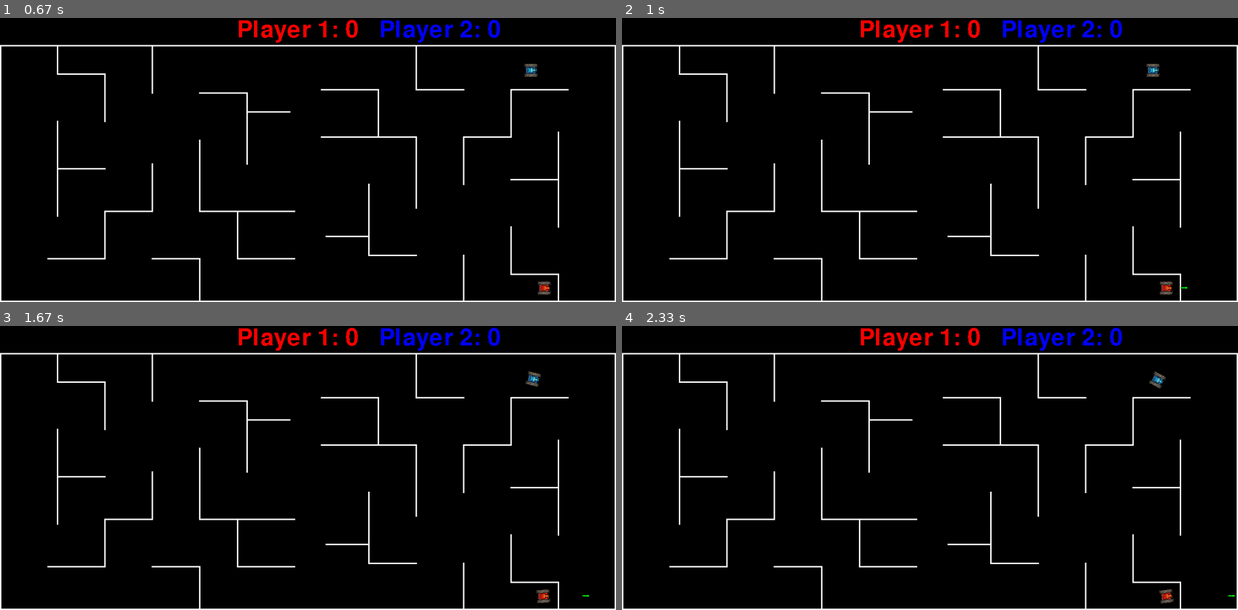
Above: before the commit, frames 1-4 (two rows, left to right).
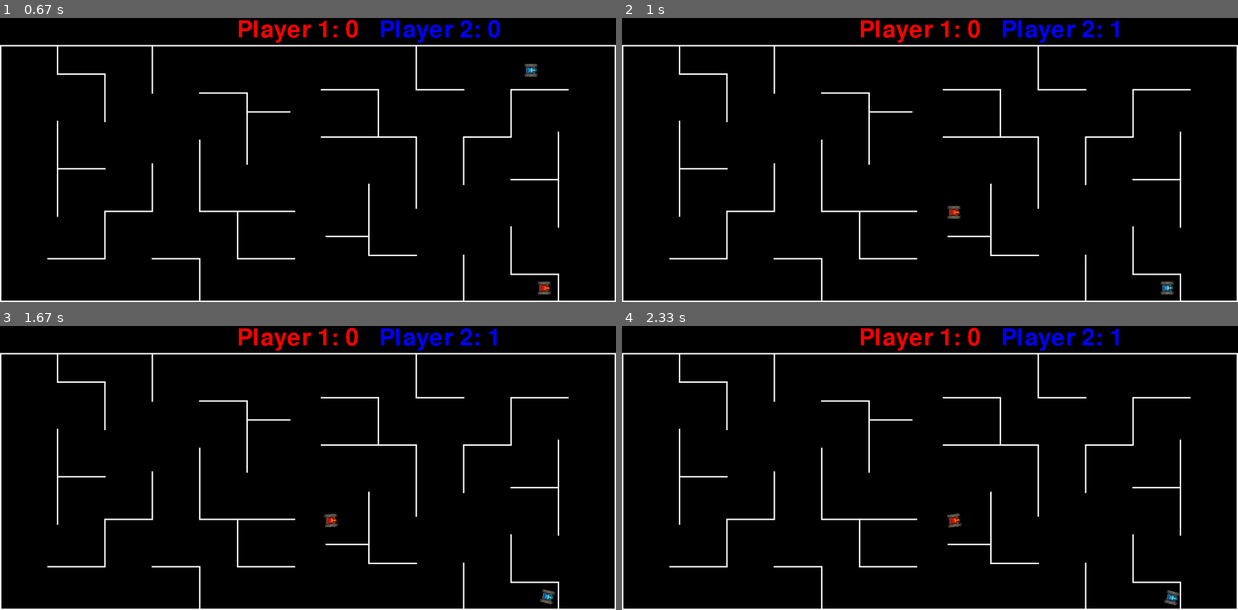
Above: after the commit, the same moments.

Repository: SkullinTheJar/ExamProgram
Game: pygame game, started from main.py
The game is run twice, just before and just after one commit, with the same random seed, the same clock (stepped at 60 frames per second) and the same inputs.
Inputs:
- Up to frame 1 (0.67 s): tap G at 0.33 s
- Up to frame 2 (1 s): tap Q at 0.67 s
- Up to frame 3 (1.67 s): hold Right 1-1.47 s; tap F at 1.07, 1.37, 1.57 s; tap G at 1.15 s; hold Up from 1.5 s (still down)
- Up to frame 4 (2.33 s): release Up at 1.8 s; hold Right 1.83-2.3 s; tap F at 1.9, 2.2 s; tap T at 1.98 s

Frame 1 is identical in both runs. In frame 2, 0.3% of the frame differs, in the area x 52-92%, y 0-98%; in frame 3, 0.4%; in frame 4, 0.4%, in the area x 52-100%, y 0-99%.

Commit message:
Fixed angle issues for proj and player

Diff:
--- a/main.py
+++ b/main.py
@@ -8,16 +8,16 @@
 
 def updateCoords(speed, angle, coords, backwards = False):
     angle %= 360
-    if 0 <= angle <= 90:
+    if 0 <= angle < 90:
         deltaCoords = [speed * math.cos(math.radians(angle - 90*math.floor(angle/90))), -speed * math.sin(math.radians(angle - 90*math.floor(angle/90)))]
 
-    if 90 < angle <= 180:
+    if 90 <= angle < 180:
         deltaCoords = [-speed * math.sin(math.radians(angle - 90*math.floor(angle/90))), -speed * math.cos(math.radians(angle - 90*math.floor(angle/90)))]
 
-    if 180 < angle <= 270:
+    if 180 <= angle < 270:
         deltaCoords = [-speed * math.cos(math.radians(angle - 90*math.floor(angle/90))), speed * math.sin(math.radians(angle - 90*math.floor(angle/90)))]
 
-    if 270 < angle <= 360:
+    if 270 <= angle <= 360:
         deltaCoords = [speed * math.sin(math.radians(angle - 90*math.floor(angle/90))), speed * math.cos(math.radians(angle - 90*math.floor(angle/90)))]
 
     if backwards:
@@ -149,17 +149,19 @@
         if self.frames == self.timer:
             self.kill()
 
-    def wallCollide(self, walls):
+    def wallCollide(self, wall):
         if self.projUpgrade != 'passWall':
-            for wall in walls:
-                if wall.orient:
-                    self.angle = 360 - self.angle
-
-                if not wall.orient:
-                    if 0 < self.angle < 180:
-                        self.angle = 180 - self.angle
-                    if 180 < self.angle < 360:
-                        self.angle = 360 - (self.angle - 180)
+            if wall.orient:
+                self.angle = 360 - self.angle
+                print('dis is also wron')
+
+            if not wall.orient:
+                print(self.angle)
+                if 0 <= self.angle <= 180:
+                    self.angle = 180 - self.angle
+                elif 180 < self.angle <= 360:
+                    print('dis is wron')
+                    self.angle = 360 - (self.angle - 180)
 
 
 class SubProj(Projectile):
@@ -293,7 +295,7 @@
                 if resultType == 'player-wall':
                     sprite.collide()
                 if resultType == 'laser-wall':
-                    sprite.wallCollide(collisions[sprite])
+                    sprite.wallCollide(collisions[sprite][0])
                     self.laserBounceSound.play()
                 if resultType == 'laser-player':
                     if collisions[sprite][0] == self.player1:
